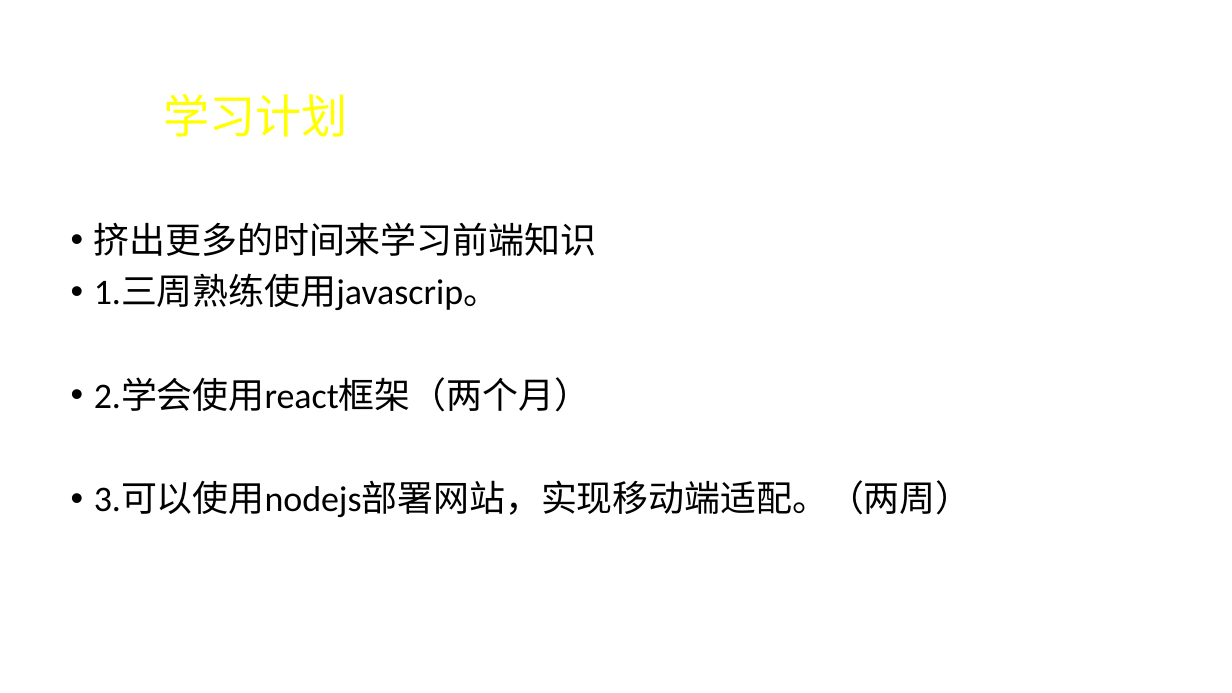
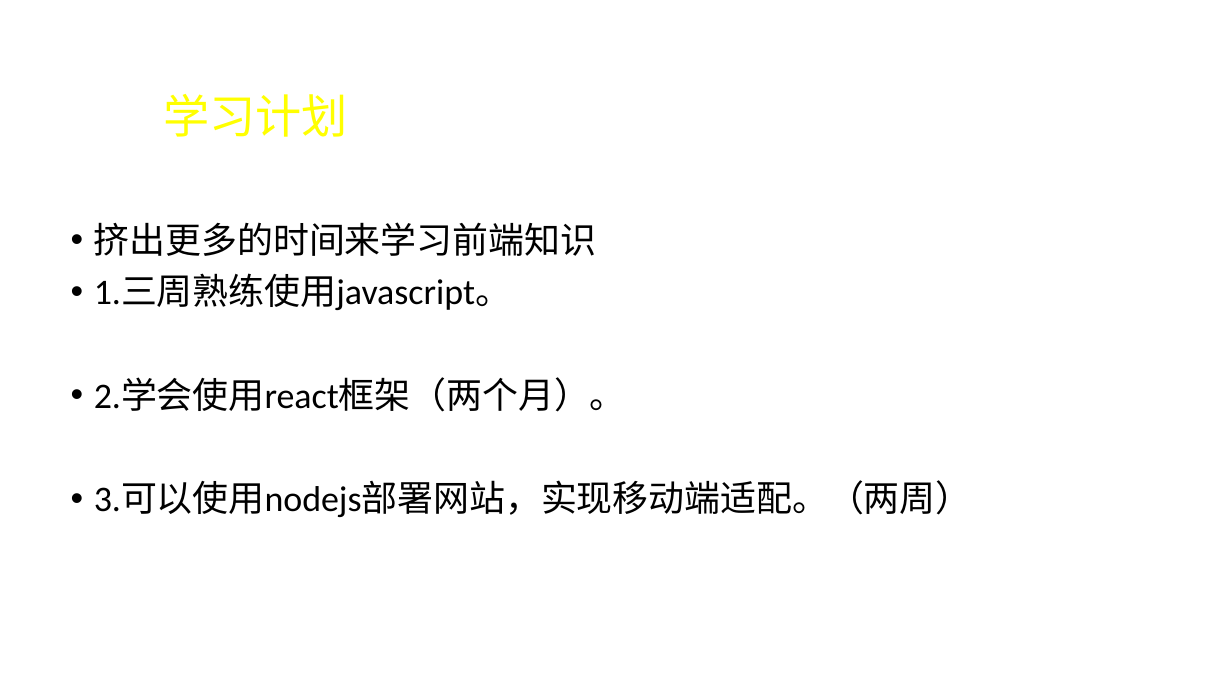
Before and after one commit to yingyingyingyin/dazuoye, a slide deck: slide 9 of 暑假网页汇报.pptx. Drawn at 1232x693 pixels with LibreOffice and Linux fonts; fonts in the diff are those of the drawing; background and template pictures are left out. Boxes give left, top, right and bottom in pixels: in the first picture for what was removed or moved away, otherwise in the second. Text is boxed around its words. In the diff, an @@ line names an element or a change of style, - is before the commit and + after.

```diff
--- a/暑假网页汇报.pptx
+++ b/暑假网页汇报.pptx
@@ text at bbox=[94, 275, 626, 412]: text changed @@
-• 1.三周熟练使用javascrip。
-• 2.学会使用react框架（两个月）
+• 1.三周熟练使用javascript。
+• 2.学会使用react框架（两个月）。
```
Also in this commit, not shown: 1 other slide changed.
